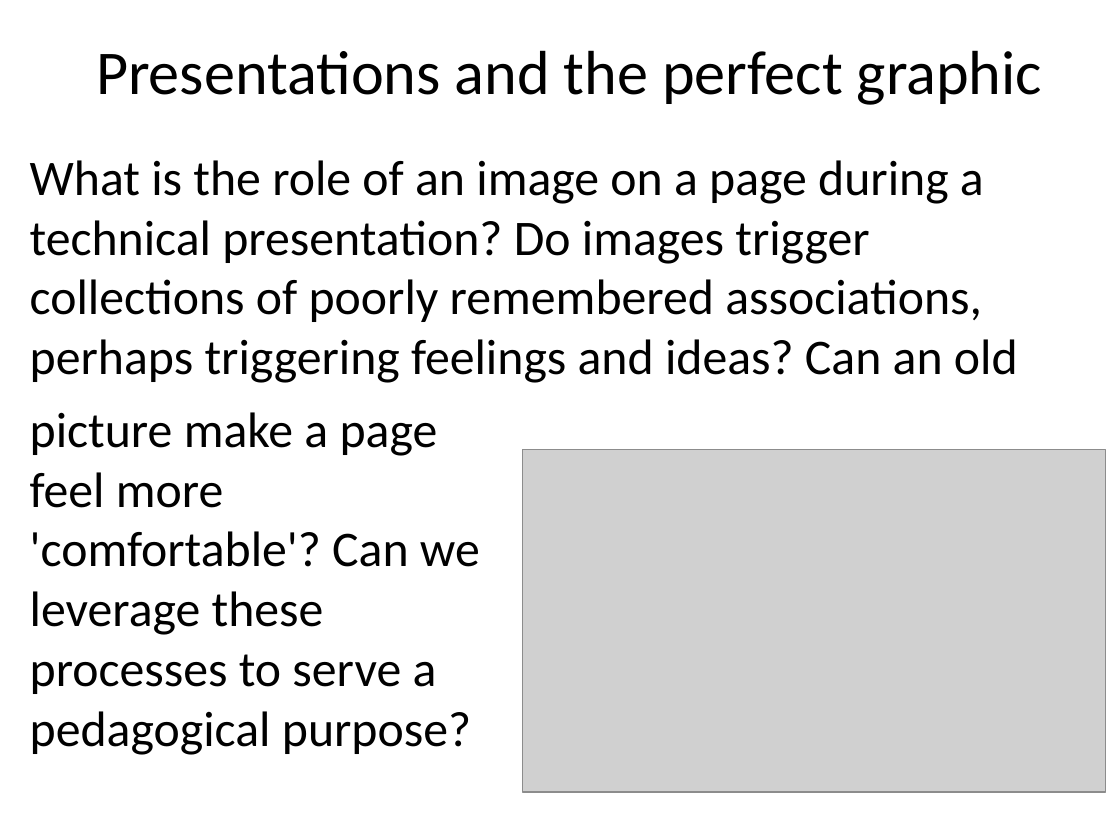
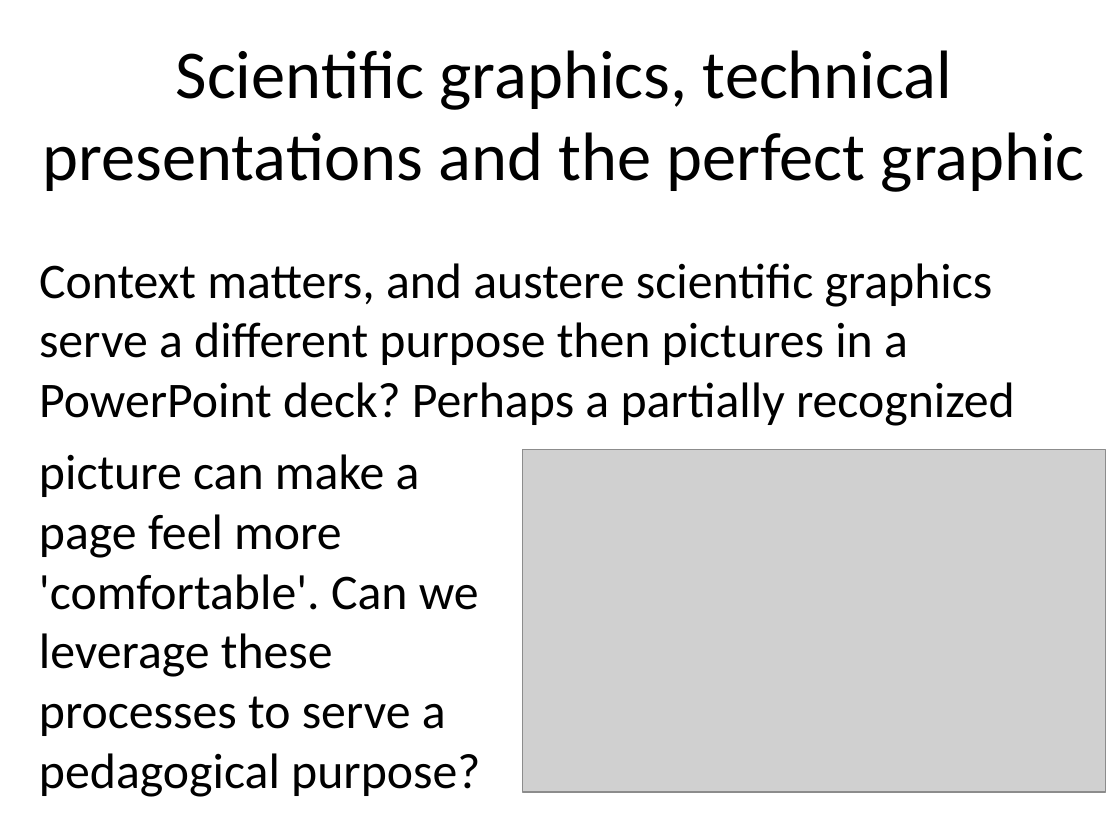
Before and after one commit to benralexander/lv, a slide deck: slide 6 of myD3_latest_c.ppt. Drawn at 1120x840 pixels with LibreOffice and Linux fonts; fonts in the diff are those of the drawing; grey boxes stand for pictures. Boxes give left, top, right and bottom in pixels: in the first picture for what was removed or moved away, otherwise in the second. Text is boxed around its words. In the diff, an @@ line names an element or a change of style, - is before the commit and + after.

```diff
--- a/myD3_latest_c.ppt
+++ b/myD3_latest_c.ppt
@@ title at [43, 50, 1085, 192]: text changed; size 40 to 44 pt @@
-Presentations and the perfect graphic
+Scientific graphics, technical presentations and the perfect graphic
@@ text at [39, 263, 1015, 426]: text changed @@
-What is the role of an image on a page during a technical presentation? Do images trigger collections of poorly remembered associations, perhaps triggering feelings and ideas? Can an old
+Context matters, and austere scientific graphics serve a different purpose then pictures in a PowerPoint deck? Perhaps a partially recognized
@@ text at [39, 454, 480, 797]: text changed @@
-picture make a page feel more 'comfortable'? Can we leverage these processes to serve a pedagogical purpose?
+picture can make a page feel more 'comfortable'. Can we leverage these processes to serve a pedagogical purpose?
```
Also in this commit, not shown: 4 other slides changed, 5 other files.
